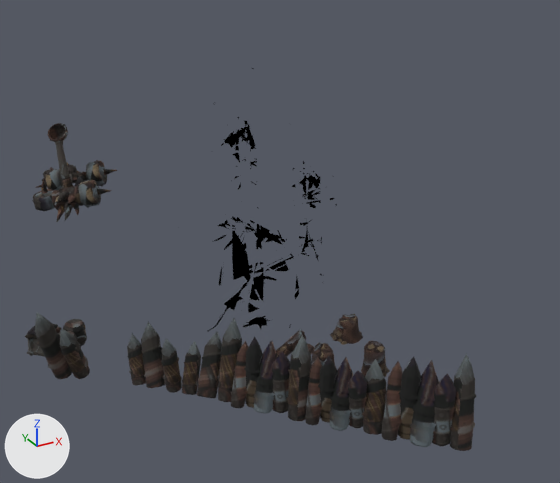
An edit to the glTF model 3d/passe-alterac/models/storm_doodad_wcav_jungleouter_i_00.glb, drawn before and after from the same camera.
Both versions are drawn from a camera (50 mm lens) standing at (-14.0, -14.5, 13.6) and looking at (-0.7, 9.8, 1.5). Arrows for +X, +Y and +Z are at lower left; the lights stay in place. The picture after the commit comes second. Vertices at exactly the same position are counted once.
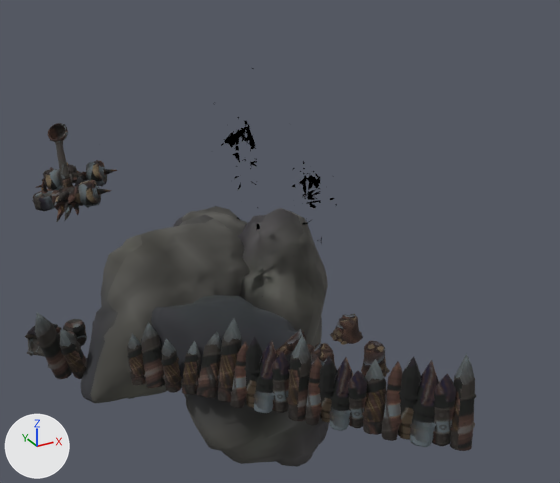
Where the newer file only moved an object's origin or applied its transform, the numbers keep the older frame.

Boxes [x1, y1, x2, y2] around the edits, measured in the pictures (560 x 483 px; the box of a moved part takes in the faces that stretch with it):
'Mesh_0', reshaped
    before: [25, 123, 477, 451]
    after: [25, 123, 477, 467]
part 1 of me_mesh_0, moved or reshaped
    before: [26, 124, 457, 446]
    after: [25, 124, 457, 446]
part 2 of me_mesh_0, recoloured
    after: [80, 206, 329, 467]
part 3 of me_mesh_0, edited (looks the same)
    both: [27, 123, 477, 451]

The change, as a diff of the scene's bpy script:
```diff
--- a/3d/passe-alterac/models/storm_doodad_wcav_jungleouter_i_00.glb.py
+++ b/3d/passe-alterac/models/storm_doodad_wcav_jungleouter_i_00.glb.py
@@ img_storm_doodad_wcav_tree_snow_diff_composite_jpg @@
+img_storm_doodad_wcav_tree_snow_diff_composite_jpg = load_image('storm_doodad_wcav_tree_snow_diff_composite.jpg', '../textures/storm_doodad_wcav_tree_snow_diff_composite.jpg', 512, 512, 'sRGB')
@@ mat_material_3 @@
 n2 = _N.new('ShaderNodeTexImage'); n2.name = 'Image Texture'
-n2.image = img_storm_doodad_wcav_organickit_diff_png
+n2.image = img_storm_doodad_wcav_tree_snow_diff_composite_jpg
+n3 = _N.new('ShaderNodeMapping'); n3.name = 'Mapping'
+n3.inputs[1].default_value = (0.000183, 0.0184, 0.0)  # 'Location'
+n3.inputs[3].default_value = (0.989, 0.981, 1.0)  # 'Scale'
+n4 = _N.new('ShaderNodeUVMap'); n4.name = 'UV Map'
+n4.uv_map = 'UVMap'
 _L.new(n0.outputs[0], n1.inputs[0])  # 'BSDF' to 'Surface'
 _L.new(n2.outputs[0], n0.inputs[0])  # 'Color' to 'Base Color'
+_L.new(n3.outputs[0], n2.inputs[0])  # 'Vector' to 'Vector'
+_L.new(n4.outputs[0], n3.inputs[0])  # 'UV' to 'Vector'
@@ mat_material_4 @@
+mat_material_4 = bpy.data.materials.new('Material_4')
+# uses the picture img_storm_doodad_wcav_organickit_diff_png
@@ me_mesh_0 @@
 # used by ob_mesh_0; location = (0.0, 0.0, 0.0)
-me_mesh_0.from_pydata(...)  # 18242 vertices, 32886 faces; spans x -10.8..3.9, y -1.8..25.5, z -4.4..9.7
+me_mesh_0.from_pydata(...)  # 18242 vertices, 32886 faces; spans x -10.8..3.9, y -1.8..25.5, z -4.4..9.6
+# me_mesh_0 part 1: 1454 vertices moved within x -10.7..2.5, y -1.6..25.4, z -1.1..8.4; 71 vertices removed from x -10.7..1.7, y -0.5..25.2, z -0.3..6.8; 71 vertices added at x -10.7..1.6, y -0.4..25.2, z -0.3..6.8
+# me_mesh_0 part 2: 5344 faces spanning x -9.6..1.3, y 3.1..13.9, z -4.4..3.5 switch from mat_material_1 to mat_material_3
+# me_mesh_0 part 3: 8393 faces spanning x -10.8..-0.6, y -1.8..25.5, z -0.4..3.9 switch from mat_material_3 (picture img_storm_doodad_wcav_organickit_diff_png) to mat_material_4
 me_mesh_0.materials.append(mat_material_0)
```
